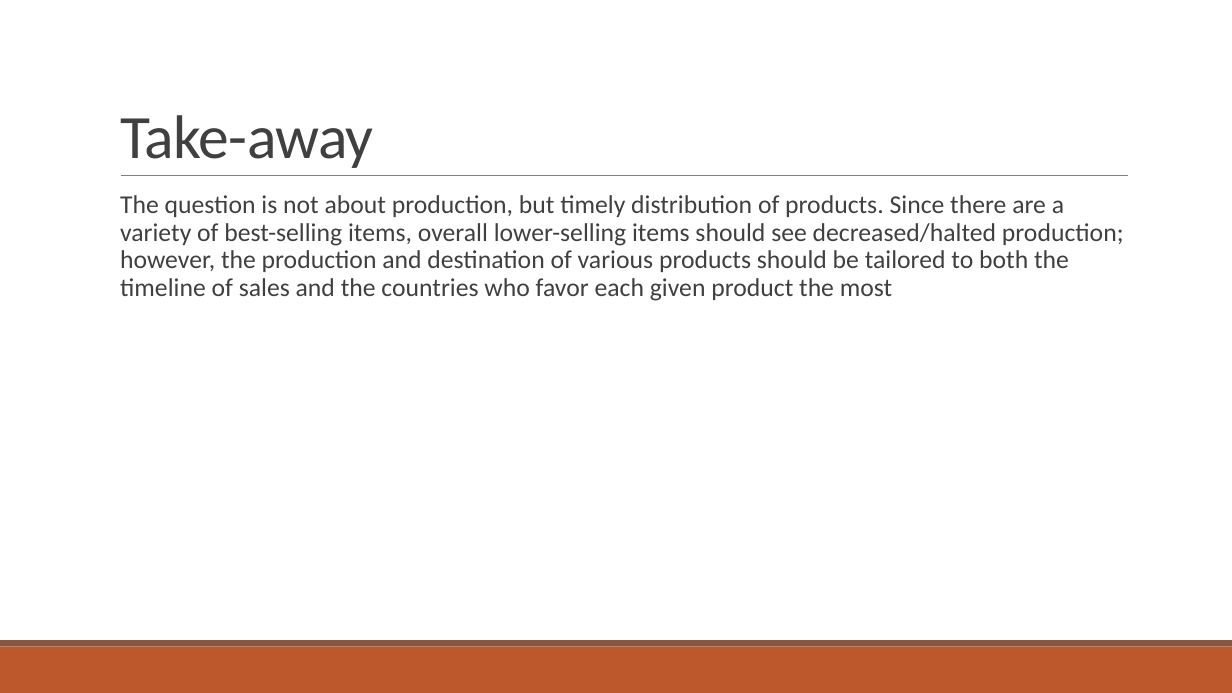
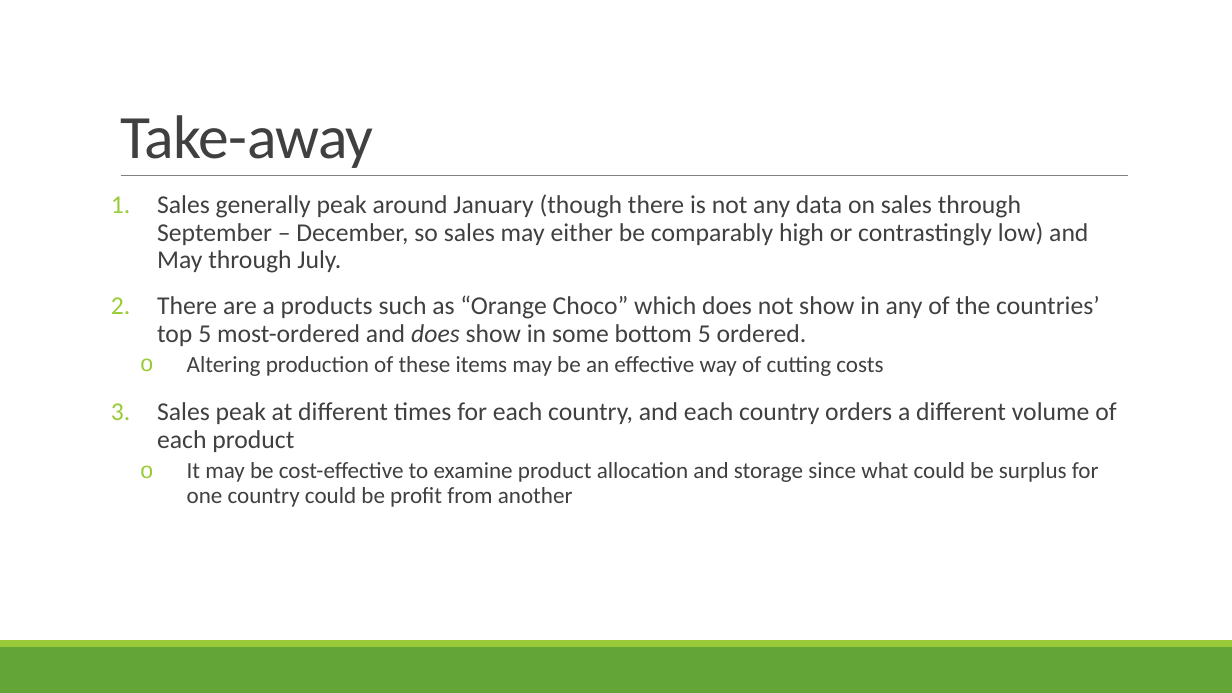
Before and after one commit to davidag2696/Chocolate_Sales_Jan-Aug, a slide deck: slide 8 of chocolate_sales.pptx. Drawn at 1232x693 pixels with LibreOffice and Linux fonts; fonts in the diff are those of the drawing. Boxes give left, top, right and bottom in pixels: in the first picture for what was removed or moved away, otherwise in the second. Text is boxed around its words. In the diff, an @@ line names an element or a change of style, - is before the commit and + after.

```diff
--- a/chocolate_sales.pptx
+++ b/chocolate_sales.pptx
@@ text at (x1=157, y1=194, x2=1116, y2=507): text changed @@
-  The question is not about production, but timely distribution of products. Since there are a variety of best-selling items, overall lower-selling items should see decreased/halted production; however, the production and destination of various products should be tailored to both the timeline of sales and the countries who favor each given product the most
+1. Sales generally peak around January (though there is not any data on sales through September – December, so sales may either be comparably high or contrastingly low) and May through July.
+2. There are a products such as “Orange Choco” which does not show in any of the countries’ top 5 most-ordered and does show in some bottom 5 ordered.
+  o Altering production of these items may be an effective way of cutting costs
+3. Sales peak at different times for each country, and each country orders a different volume of each product
+  o It may be cost-effective to examine product allocation and storage since what could be surplus for one country could be profit from another
@@ rectangle at (x1=0, y1=647, x2=1232, y2=693): fill #BD582C to #63A537 @@
@@ rectangle at (x1=0, y1=640, x2=1232, y2=647): fill #865640 to #99CB38 @@
```
Also in this commit, not shown: 3 other slides changed, 5 slides added, 4 slides removed, 1 other file.
